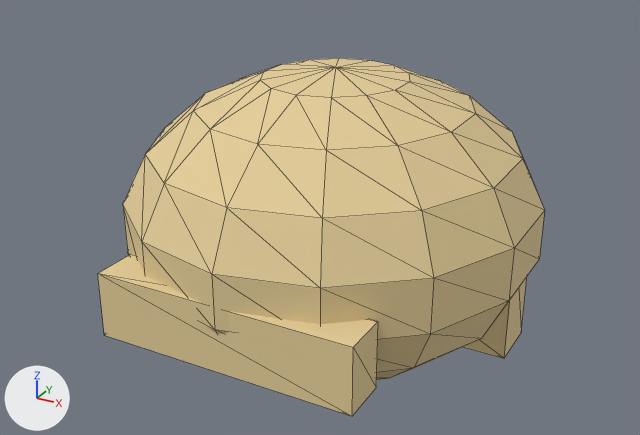
One commit to the glTF model public/assets/models/characters/wardrobe/hair-short-blond.glb: the scene before it, then after it.
Before and after are seen from a 50 mm camera at (0.302, -0.569, 0.475) aimed at (-0.013, 0.004, 0.188). The axes (+X, +Y, +Z) are drawn at lower left. The lights are the same throughout. The older version comes first. Mesh edges are drawn as thin lines. Vertices at exactly the same position are counted once.

In view in the first picture: 'hair_back', 'hair_cap', 'hair_fringe'.
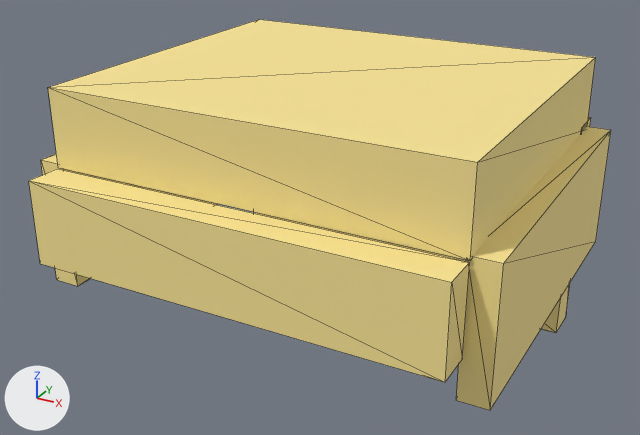
Changed parts and their boxes (x1, y1, x2, y2) in the pictures (640 x 435 px; the box of a moved part takes in the faces that stretch with it):
'hair_cap', deleted (beige): before (123, 58, 545, 380)
'hair_top', added (yellow): after (48, 19, 596, 261)
'hair_fringe', recoloured, moved, rescaled (57% wider, 31% taller): before (98, 254, 378, 416); after (29, 169, 470, 382)
'hair_side_1', added (yellow): after (456, 126, 611, 410)
'hair_back', recoloured, moved, rescaled: before (464, 277, 527, 358); after (254, 117, 591, 333)
'hair_side_-1', added: after (41, 154, 217, 286)
part 1 of me_hair_fringe, moved or reshaped: before (98, 254, 378, 416); after (29, 169, 470, 382)
part 2 of me_hair_fringe, recoloured: before (98, 254, 378, 416); after (29, 169, 470, 382)
part 3 of me_hair_back, moved or reshaped: before (464, 277, 527, 358); after (254, 117, 591, 333)
part 4 of me_hair_back, recoloured: before (464, 277, 527, 358); after (254, 117, 591, 333)

Patch to the scene script:
```diff
--- a/public/assets/models/characters/wardrobe/hair-short-blond.glb.py
+++ b/public/assets/models/characters/wardrobe/hair-short-blond.glb.py
@@ me_hair_fringe @@
 # used by ob_hair_fringe; location = (0.0, 0.0, 0.0)
-me_hair_fringe.from_pydata(...)  # 8 vertices, 12 faces; spans x -0.1..0.1, y -0.16..-0.125, z 0.14..0.19
+me_hair_fringe.from_pydata(...)  # 8 vertices, 12 faces; spans x -0.158..0.158, y -0.157..-0.129, z 0.183..0.248
+# me_hair_fringe part 1: the whole mesh is scaled about its middle by (1.58, 0.8, 1.3), then moved by (0.0, -0.001, 0.05)
+# me_hair_fringe part 2: 12 faces centred in x -0.1..0.1, y -0.16..-0.125, z 0.14..0.19 are repainted in the vertex colours; the middle colour goes from beige #e5ce99 to yellow #fae595
 me_hair_fringe.materials.append(mat_charmat)
@@ me_hair_back @@
 # used by ob_hair_back; location = (0.0, 0.0, 0.0)
-me_hair_back.from_pydata(...)  # 8 vertices, 12 faces; spans x -0.12..0.12, y 0.105..0.155, z 0.04..0.16
+me_hair_back.from_pydata(...)  # 8 vertices, 12 faces; spans x -0.158..0.158, y 0.128..0.16, z 0.065..0.255
+# me_hair_back part 3: the whole mesh is scaled about its middle by (1.32, 0.64, 1.58), then moved by (0.0, 0.014, 0.06)
+# me_hair_back part 4: 12 faces centred in x -0.12..0.12, y 0.105..0.155, z 0.04..0.16 are repainted in the vertex colours; the middle colour goes from beige #e5ce99 to yellow #fae595
 me_hair_back.materials.append(mat_charmat)
@@ me_hair_side_1 @@
+me_hair_side_1.from_pydata(...)  # a box spanning x 0.155..0.177, y -0.126..0.15, z 0.15..0.25
+me_hair_side_1.materials.append(mat_charmat)
@@ me_hair_side__1 @@
+me_hair_side__1.from_pydata(...)  # a box spanning x -0.177..-0.155, y -0.126..0.15, z 0.15..0.25
+me_hair_side__1.materials.append(mat_charmat)
@@ me_hair_top @@
+me_hair_top.from_pydata(...)  # a box spanning x -0.158..0.158, y -0.128..0.148, z 0.248..0.308
+me_hair_top.materials.append(mat_charmat)
@@ ob_hair_cap @@
-ob_hair_cap = bpy.data.objects.new('hair_cap', me_hair_cap)
-ob_hair_cap.location = (0.0, 0.0, 0.0)
@@ ob_hair_side_1 @@
+ob_hair_side_1 = bpy.data.objects.new('hair_side_1', me_hair_side_1)
+ob_hair_side_1.location = (0.0, 0.0, 0.0)
@@ ob_hair_side__1 @@
+ob_hair_side__1 = bpy.data.objects.new('hair_side_-1', me_hair_side__1)
+ob_hair_side__1.location = (0.0, 0.0, 0.0)
@@ ob_hair_top @@
+ob_hair_top = bpy.data.objects.new('hair_top', me_hair_top)
+ob_hair_top.location = (0.0, 0.0, 0.0)
```
